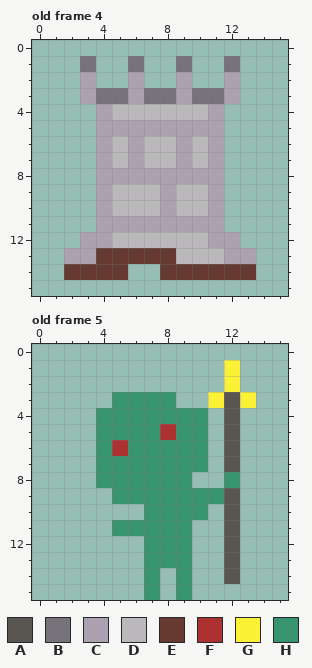
Pixel-art file -- game/magitower/content/image/sprites.aseprite. Above, as it was before the edit.
16x16 pixels, 6 frames. Colours within 5 levels of each other are drawn and written as one. Shown: old frame 4, old frame 5. The commit also changed other frames, which this record leaves out.
Palette (. is transparent): A #595652  B #78727a  C #aba1b0  D #bab8ba  E #663931  F #ac3232  G #fbf236  H #37946e
Pixels before, old frame 4, first column x 2:
 1 .B..B..B..B.
 2 .C..C..C..C.
 3 .CBBCBBCBBC.
 4 ..CDDDDDDC..
 5 ..CCCCCCCC..
 6 ..CDCDDCDC..
 7 ..CDCDDCDC..
 8 ..CCCCCCCC..
 9 ..CDDDCDDC..
10 ..CDDDCDDC..
11 ..CCCCCCCC..
12 .CCDDDDDDCC.
13 CCEEEEEDDDCC
14 EEEE..EEEEEE
Pixels before, old frame 5, first column x 4:
 1 ........G.
 2 ........G.
 3 .HHHH..GAG
 4 HHHHHHH.A.
 5 HHHHFHH.A.
 6 HFHHHHH.A.
 7 HHHHHHH.A.
 8 HHHHHH..H.
 9 .HHHHHHHA.
10 ...HHHH.A.
11 .HHHHH..A.
12 ...HHH..A.
13 ...HHH..A.
14 ...H.H..A.
15 ...H.H....
After:
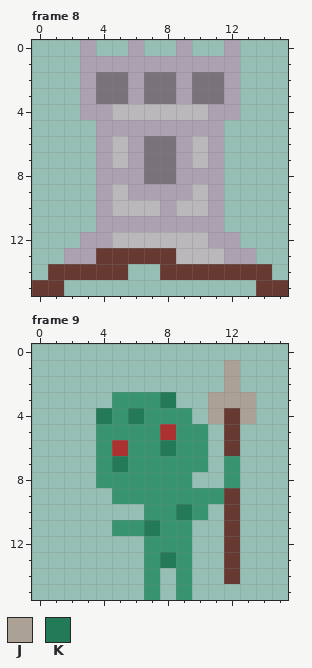
Colours new in this view: J #aba295  K #227a56
A new or re-ordered frame is compared with the old frame closest to it.
Diff:
frames 6 -> 10
Frame 8 is new; against old frame 4:
y 0: x 3 . -> C; x 6 . -> C; x 9 . -> C; x 12 . -> C
y 1: x 3..12 B..B..B..B -> CCCCCCCCCC
y 2: x 4..5 .. -> BB; x 7..8 .. -> BB; x 10..11 .. -> BB
y 4: x 3 . -> C; x 12 . -> C
y 6..7: x 7..8 DD -> BB
y 8: x 7..8 CC -> BB
y 9: x 6..7 DD -> CC; x 9 D -> C
y 14: x 1 . -> E; x 14 . -> E
y 15: x 0..1 .. -> EE; x 14..15 .. -> EE
Frame 9 is new; against old frame 5:
y 1..2: x 12 G -> J
y 3: x 8 H -> K; x 11..13 GAG -> JJJ
y 4: x 4 H -> K; x 6 H -> K; x 10..13 H.A. -> .JEJ
y 5: x 12 A -> E
y 6: x 8 H -> K; x 12 A -> E
y 7: x 5 H -> K; x 12 A -> H
y 9: x 12 A -> E
y 10: x 9 H -> K; x 12 A -> E
y 11: x 7 H -> K; x 12 A -> E
y 12: x 12 A -> E
y 13: x 8 H -> K; x 12 A -> E
y 14: x 12 A -> E
